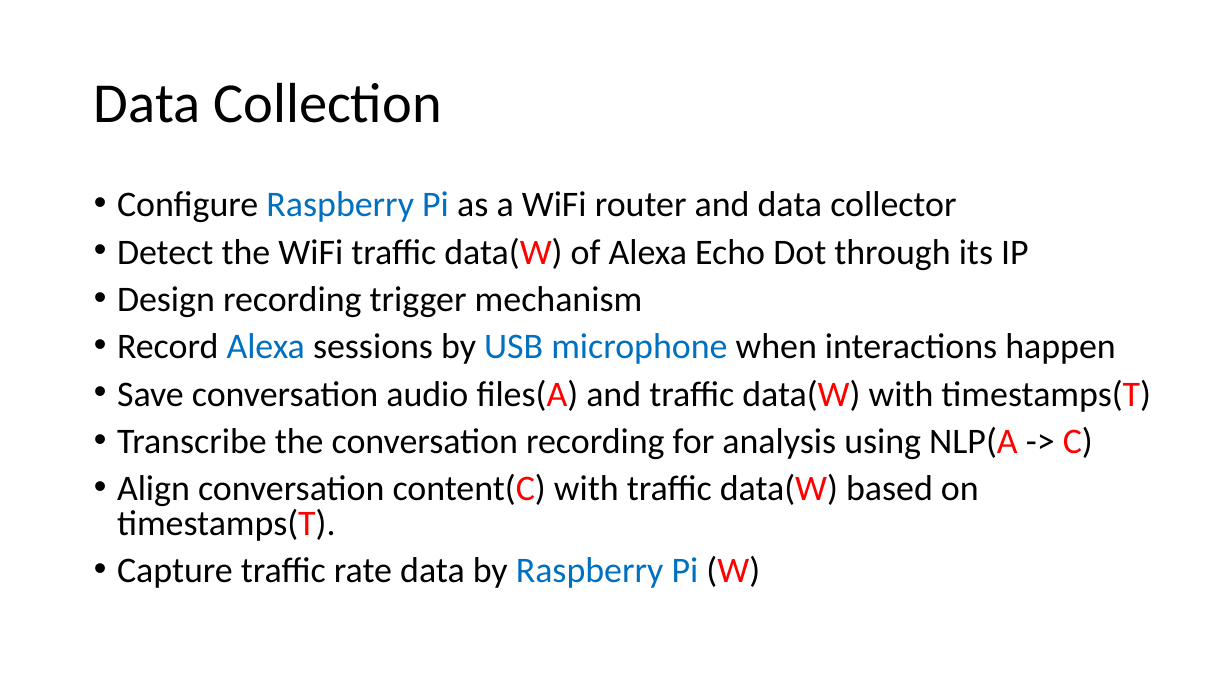
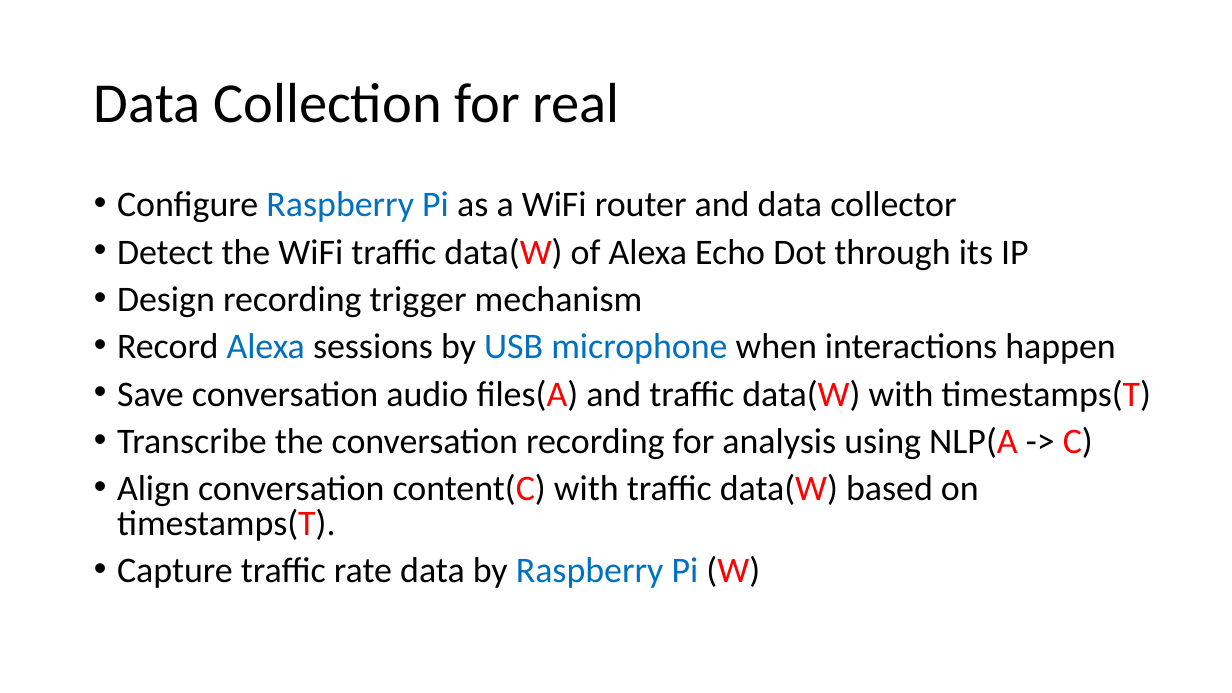
Before and after one commit to GXG-CS/Pi-Alexa, a slide deck: slide 5 of Presentation1.pptx (slide 4 before the commit). Drawn at 1232x693 pixels with LibreOffice and Linux fonts; fonts in the diff are those of the drawing. Boxes give left, top, right and bottom in pixels: in the first picture for what was removed or moved away, otherwise in the second. Text is boxed around its words. In the diff, an @@ line names an element or a change of style, - is before the commit and + after.

```diff
--- a/Presentation1.pptx
+++ b/Presentation1.pptx
@@ title at <box>94,82,620,123</box>: text changed @@
-Data Collection
+Data Collection for real
```
Also in this commit, not shown: 3 other slides changed, 3 slides added, 6 other files.
